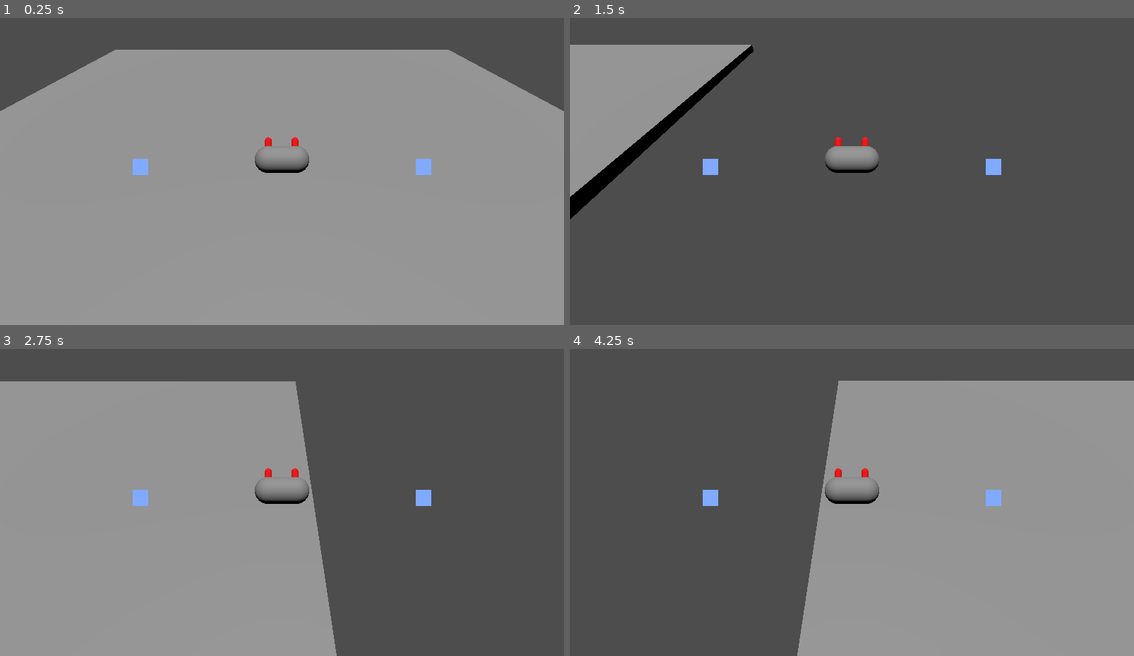
Above: before the commit, frames 1-4 (two rows, left to right).
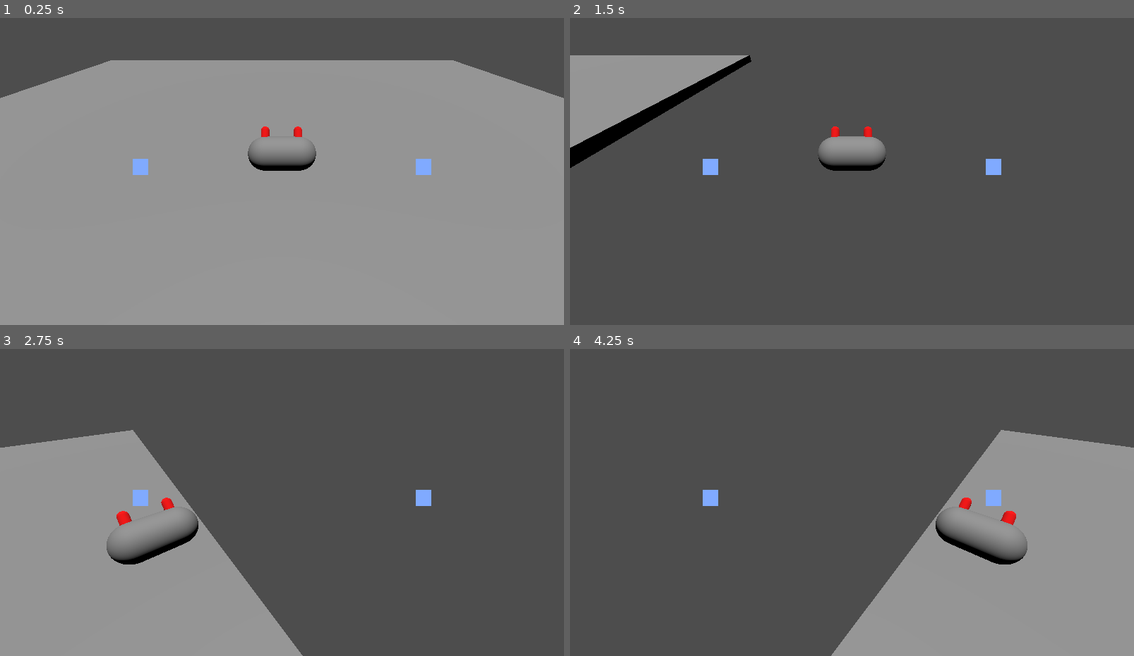
Above: after the commit, the same moments.

Repository: romeshdev/GGJ25
Game: Godot game, scene res://game/RootGame.tscn
The game is run twice, just before and just after one commit, with the same random seed, the same clock (stepped at 60 frames per second) and the same inputs.
Inputs:
- Up to frame 1 (0.25 s): no input
- Up to frame 2 (1.5 s): tap Enter (ui_accept) at 0.5, 0.77 s; hold D (crab_strafe_right) 0.53-1.28 s; hold E 0.53-1.28 s; hold Down (ui_down) from 1.28 s (still down); tap Q at 1.35 s
- Up to frame 3 (2.75 s): tap Enter (ui_accept) at 1.52 s; release Down (ui_down) at 2.03 s; hold D (crab_strafe_right) from 2.03 s (still down); hold E from 2.03 s (still down)
- Up to frame 4 (4.25 s): release D (crab_strafe_right) at 2.78 s; release E at 2.78 s; hold Up (ui_up) 2.78-3.53 s; tap Q at 2.85 s; tap Enter (ui_accept) at 3.02, 3.77 s; hold A (crab_strafe_left) from 3.53 s (still down); hold E from 3.53 s (still down)

The runs differ from the first frame. In frame 1, 3.6% of the frame differs, in the area x 0-100%, y 10-51%; in frame 2, 5.7%; in frame 3, 23%; in frame 4, 24%, in the area x 40-100%, y 10-100%.

Commit message:
crab head checks

Diff:
--- /dev/null
+++ b/camera/CameraManBehaviour.gd
@@ -0,0 +1,11 @@
+class_name CameraMan extends Node3D
+
+@export var target : Node3D
+@export var camera : Camera3D
+
+func _ready():
+	assert(target != null)
+	assert(camera != null)
+
+func _process(delta):
+	camera.look_at(target.global_position)
--- /dev/null
+++ b/camera/RootCameraMan.tscn
@@ -0,0 +1,11 @@
+[gd_scene load_steps=2 format=3 uid="uid://dcsfeoqhonrnw"]
+
+[ext_resource type="Script" path="res://camera/CameraManBehaviour.gd" id="1_6f5wv"]
+
+[node name="CameraMan" type="Node3D" node_paths=PackedStringArray("camera")]
+transform = Transform3D(-4.37114e-08, 0, 1, 0, 1, 0, -1, 0, -4.37114e-08, 0, 0, 0)
+script = ExtResource("1_6f5wv")
+camera = NodePath("Camera3D")
+
+[node name="Camera3D" type="Camera3D" parent="."]
+transform = Transform3D(-4.37114e-08, 0.707107, -0.707107, 0, 0.707107, 0.707107, 1, 3.09086e-08, -3.09086e-08, 0, 0, 0)
--- a/crab/CrabBehaviour.gd
+++ b/crab/CrabBehaviour.gd
@@ -17,6 +17,15 @@
 
 var rotation_speed : float = 0.0
 var input_rotation : float = 0.0
+
+@export var cameraTarget : Node3D
+@export var cameraTargetStrafeLeft : Node3D
+@export var cameraTargetStrafeRight : Node3D
+
+func _ready():
+	assert(cameraTarget != null)
+	assert(cameraTargetStrafeLeft != null)
+	assert(cameraTargetStrafeLeft != null)
 
 func _process(delta):
 	# Restore position
@@ -64,6 +73,10 @@
 		velocity.x = velocity.x + acceleration.x
 		velocity.z = velocity.z + acceleration.z
 
+	# Update camera target based on strafe
+	var targetInterpolation : float = (input_strafe + 1) / 2
+	cameraTarget.global_position = cameraTargetStrafeLeft.global_position.lerp(cameraTargetStrafeRight.global_position, targetInterpolation)
+
 	# Handle friction
 	var deceleration = STRAFE_DECELERATION * delta
 	var rotation_friction : float = STRAFE_DECELERATION_FROM_GROUND_ROTATION if onFloor else STRAFE_DECELERATION_FROM_AIR_ROTATION
--- a/crab/RootCrab.tscn
+++ b/crab/RootCrab.tscn
@@ -1,6 +1,7 @@
-[gd_scene load_steps=5 format=3 uid="uid://dcl42qv1uyaky"]
+[gd_scene load_steps=6 format=3 uid="uid://dcl42qv1uyaky"]
 
 [ext_resource type="Script" path="res://crab/CrabBehaviour.gd" id="1_06tpv"]
+[ext_resource type="PackedScene" uid="uid://dcsfeoqhonrnw" path="res://camera/RootCameraMan.tscn" id="2_0bkup"]
 
 [sub_resource type="CapsuleMesh" id="CapsuleMesh_fgp1e"]
 
@@ -9,8 +10,11 @@
 
 [sub_resource type="CapsuleShape3D" id="CapsuleShape3D_bj1mu"]
 
-[node name="RootCrab" type="CharacterBody3D"]
+[node name="RootCrab" type="CharacterBody3D" node_paths=PackedStringArray("cameraTarget", "cameraTargetStrafeLeft", "cameraTargetStrafeRight")]
 script = ExtResource("1_06tpv")
+cameraTarget = NodePath("CameraTarget")
+cameraTargetStrafeLeft = NodePath("CameraTargetStafeLeft")
+cameraTargetStrafeRight = NodePath("CameraTargetStafeRight")
 
 [node name="Mesh" type="Node3D" parent="."]
 transform = Transform3D(-4.37114e-08, 0, 1, 0, 1, 0, -1, 0, -4.37114e-08, 0, 0, 0)
@@ -33,8 +37,14 @@
 transform = Transform3D(-4.37114e-08, 1, -4.37114e-08, 0, -4.37114e-08, -1, -1, -4.37114e-08, 1.91069e-15, 0, 0.5, 0)
 shape = SubResource("CapsuleShape3D_bj1mu")
 
-[node name="CameraMan" type="Node3D" parent="."]
-transform = Transform3D(-4.37114e-08, 0, 1, 0, 1, 0, -1, 0, -4.37114e-08, 0, 4.5, 7)
+[node name="CameraMan" parent="." node_paths=PackedStringArray("target") instance=ExtResource("2_0bkup")]
+transform = Transform3D(-4.37114e-08, 0, 1, 0, 1, 0, -1, 0, -4.37114e-08, 0, 4, 5)
+target = NodePath("../CameraTarget")
 
-[node name="Camera3D" type="Camera3D" parent="CameraMan"]
-transform = Transform3D(-4.37114e-08, 0.707107, -0.707107, 0, 0.707107, 0.707107, 1, 3.09086e-08, -3.09086e-08, 1.44238, 1.17083, 6.30483e-08)
+[node name="CameraTarget" type="Node3D" parent="."]
+
+[node name="CameraTargetStafeLeft" type="Node3D" parent="."]
+transform = Transform3D(1, 0, 0, 0, 1, 0, 0, 0, 1, -4, 0, 0)
+
+[node name="CameraTargetStafeRight" type="Node3D" parent="."]
+transform = Transform3D(1, 0, 0, 0, 1, 0, 0, 0, 1, 4, 0, 0)
